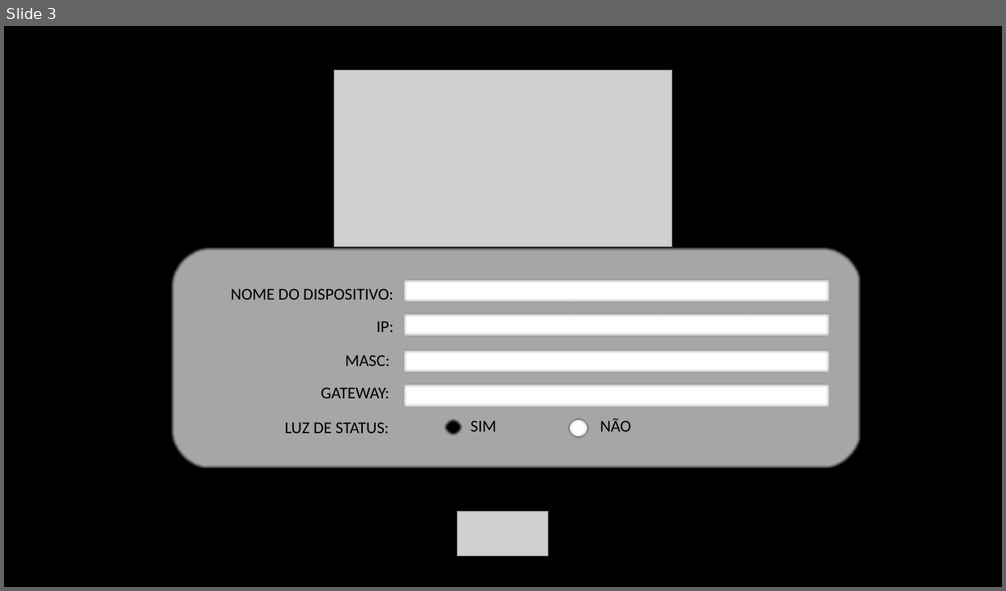
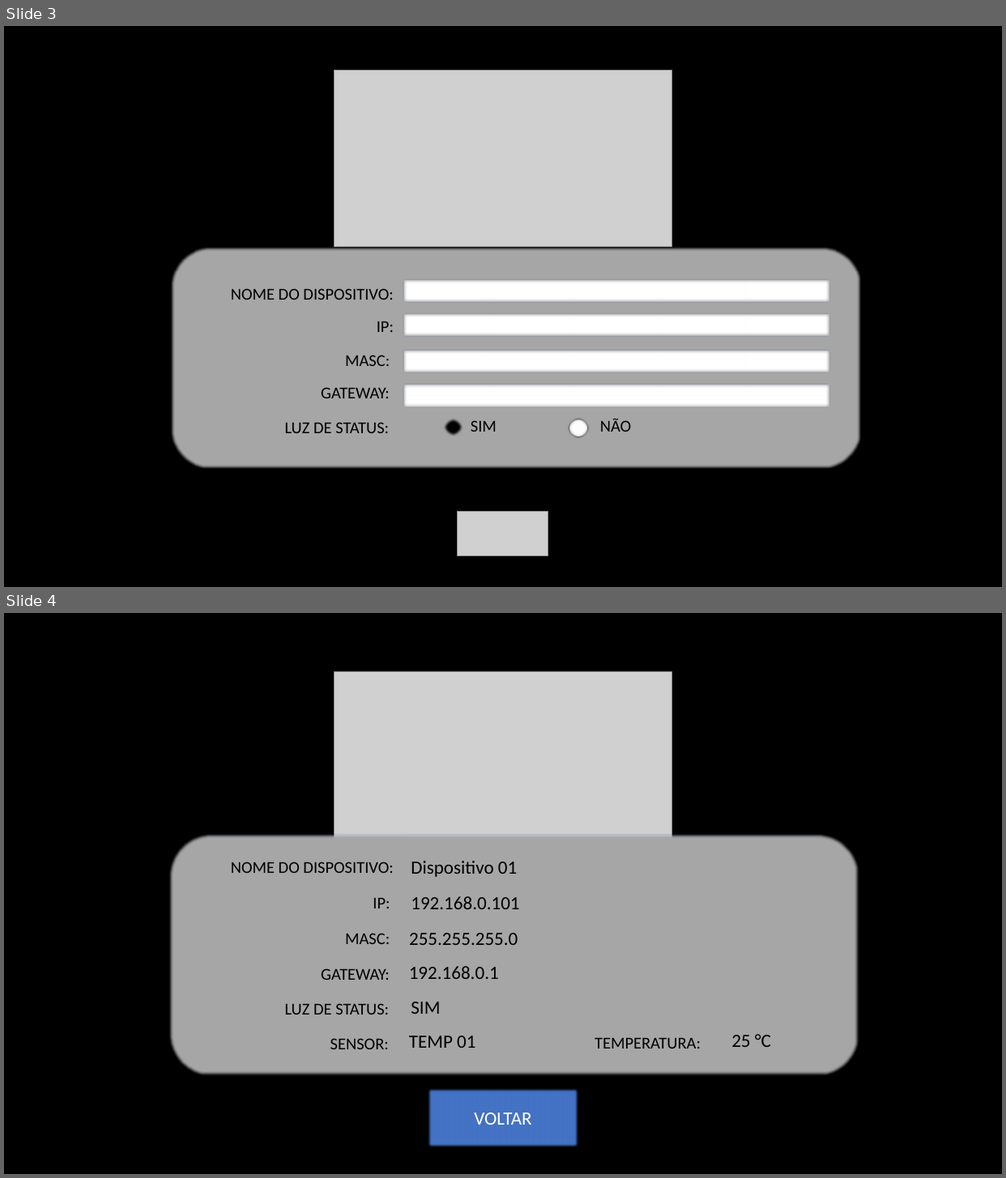
Before and after one commit to g-aleprojetos/ProjetoProprio-Monitoramento, a slide deck: esp8266/apresentação esp8266 Login e conf.pptx. Shown one above the other, each under a label of ours: slide 3 before the commit, slides 3 and 4 after it. The pictures are 1006x591 and 1006x1178 pixels, drawn with LibreOffice and Linux fonts; fonts in the diff are those of the drawing; grey boxes stand for pictures. Boxes give left, top, right and bottom in pixels: in the first picture for what was removed or moved away, otherwise in the second. Text is boxed around its words. In the diff, an @@ line names an element or a change of style, - is before the commit and + after.

```diff
--- a/esp8266/apresentação esp8266 Login e conf.pptx
+++ b/esp8266/apresentação esp8266 Login e conf.pptx
@@ slide 4 added at (4,613,1002,1174), background #000000 @@
@@ picture added at (334,672,671,849) @@
@@ rounded rectangle added at (168,834,859,1076), fill #A6A6A6, outline #325491 1 pt @@
@@ text added at (231,862,393,873), 16 pt, text #000000 @@
+NOME DO DISPOSITIVO:
@@ text added at (411,861,517,877), 18 pt, text #000000 @@
+Dispositivo 01
@@ text added at (373,898,390,909), 16 pt, text #000000 @@
+IP:
@@ text added at (411,897,519,909), 18 pt, text #000000 @@
+192.168.0.101
@@ text added at (345,933,390,944), 16 pt, text #000000 @@
+MASC:
@@ text added at (409,933,518,945), 18 pt, text #000000 @@
+255.255.255.0
@@ text added at (321,969,390,980), 16 pt, text #000000 @@
+GATEWAY:
@@ text added at (409,966,499,979), 18 pt, text #000000 @@
+192.168.0.1
@@ text added at (285,1003,389,1015), 16 pt, text #000000 @@
+LUZ DE STATUS:
@@ text added at (411,1002,440,1014), 18 pt, text #000000 @@
+SIM
@@ text added at (330,1038,389,1050), 16 pt, text #000000 @@
+SENSOR:
@@ text added at (409,1036,475,1048), 18 pt, text #000000 @@
+TEMP 01
@@ text added at (594,1038,701,1049), 16 pt, text #000000 @@
+TEMPERATURA:
@@ text added at (731,1034,771,1047), 18 pt, text #000000 @@
+25 °C
@@ rectangle added at (427,1088,579,1148), fill #4472C4, outline #325491 1 pt, 18 pt, text #FFFFFF @@
+VOLTAR
```
Also in this commit, not shown: 1 slide changed, 3 other slides added, 5 slides removed.
